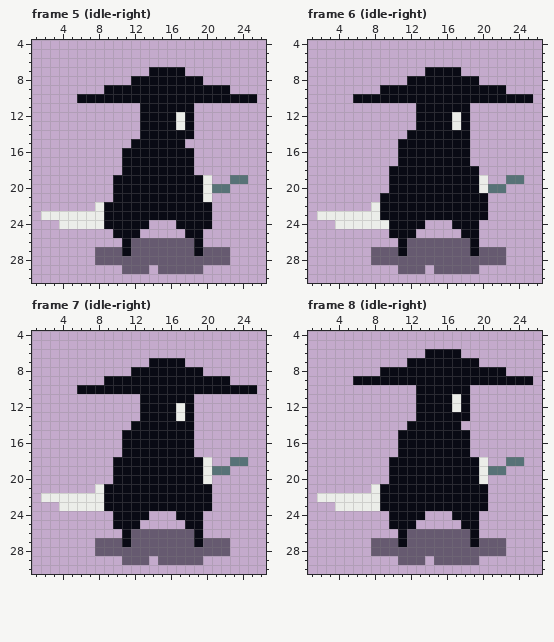
Edited in one commit: pixel-art file (assets/player.aseprite). Above: the version before the commit.
32x32 pixels, 8 frames. Shown: frame 5 (idle-right): x 1..26, y 4..30; frame 6 (idle-right): x 1..26, y 4..30; frame 7 (idle-right): x 1..26, y 4..30; frame 8 (idle-right): x 1..26, y 4..30. The commit also changed other frames, which this record leaves out.
After:
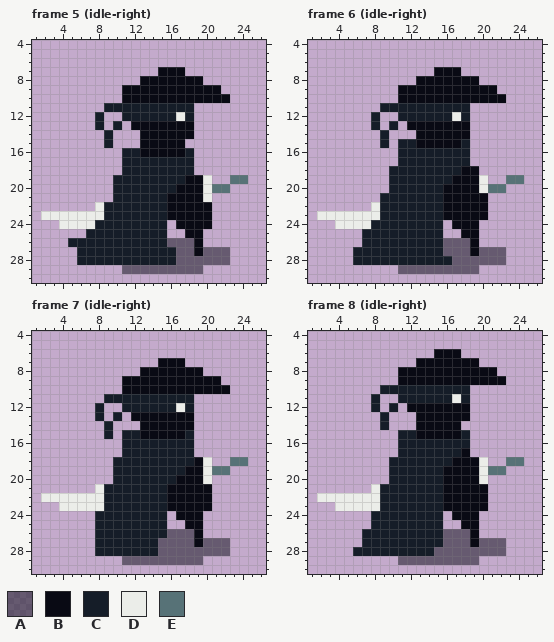
Palette (. is transparent): A #090a1480  B #090a14  C #151d28  D #ebede9  E #577277
What changed:
layer "cloak" added
layer "headband" added
Changed rows in their new state; - is an unchanged pixel.
Frame 5 (idle-right):
first column x 5:
 7 ---------.-----------
 8 -------.-------------
 9 ----..-----------.---
10 -.....------------...
11 ----CCCCCCCCCC-------
12 ---C--CCCCCC-C-------
13 ---C-C-B----B--------
14 ----C----------------
15 ----C--.-------------
16 ------CC-----C-------
17 ------CCCCCCCC-------
18 ------CCCCCCCC-------
19 -----CCCCCCCC--------
20 -----CCCCCCC---------
21 -----CCCCCC----------
22 ----CCCCCCC----------
23 ----CCCCCCC----------
24 ---CCCCCCCC----------
25 --CCCCCCCCC----------
26 CCCCCCCCCCC----------
27 -CCCCCCCCCCC---------
28 -CCCCCCCCCCC---------
29 ---------A-----------
Frame 6 (idle-right):
first column x 6:
 7 --------.-----------
 8 ------.-------------
 9 ---..-----------.---
10 .....------------...
11 ---CCCCCCCCCC-------
12 --C--CCCCCC-C-------
13 --C-C-B----B--------
14 ---C--.-------------
15 ---C-CC-----C-------
16 -----CCCCCCCC-------
17 -----CCCCCCCC-------
18 ----CCCCCCCC--------
19 ----CCCCCCC---------
20 ----CCCCCC----------
21 ---CCCCCCC----------
22 ---CCCCCCC----------
23 ---CCCCCCC----------
24 --CCCCCCCC----------
25 -CCCCCCCCC----------
26 -CCCCCCCCC----------
27 CCCCCCCCCC----------
28 CCCCCCCCCCC---------
29 --------A-----------
Frame 7 (idle-right):
first column x 6:
 7 --------.-----------
 8 ------.-------------
 9 ---..-----------.---
10 .....------------...
11 ---CCCCCCCCCC-------
12 --C--CCCCCC-C-------
13 --C-C-B----B--------
14 ---C--.-------------
15 ---C-CC-----C-------
16 -----CCCCCCCC-------
17 -----CCCCCCCC-------
18 ----CCCCCCCCC-------
19 ----CCCCCCCC--------
20 ----CCCCCCC---------
21 ---CCCCCCC----------
22 ---CCCCCCC----------
23 ---CCCCCCC----------
24 --CCCCCCCC----------
25 --CCCCCCCC----------
26 --CCCCCCCC----------
27 --CCCCCCC-----------
28 --CCCCCCC-----------
29 --------A-----------
Frame 8 (idle-right):
first column x 6:
 6 --------.-----------
 7 ------.-------------
 8 ---..-----------.---
 9 .....------------...
10 ---CCCCCCCCCC-------
11 --C--CCCCCC-C-------
12 --C-C-B----B--------
13 ---C----------------
14 ---C--.-------------
15 -----CC-----C-------
16 -----CCCCCCCC-------
17 -----CCCCCCC--------
18 ----CCCCCCC---------
19 ----CCCCCC----------
20 ----CCCCCC----------
21 ---CCCCCCC----------
22 ---CCCCCCC----------
23 ---CCCCCCC----------
24 --CCCCCCCC----------
25 --CCCCCCCC----------
26 -CCCCCCCCC----------
27 -CCCCCCCCC----------
28 CCCCCCCCC-----------
29 --------A-----------
